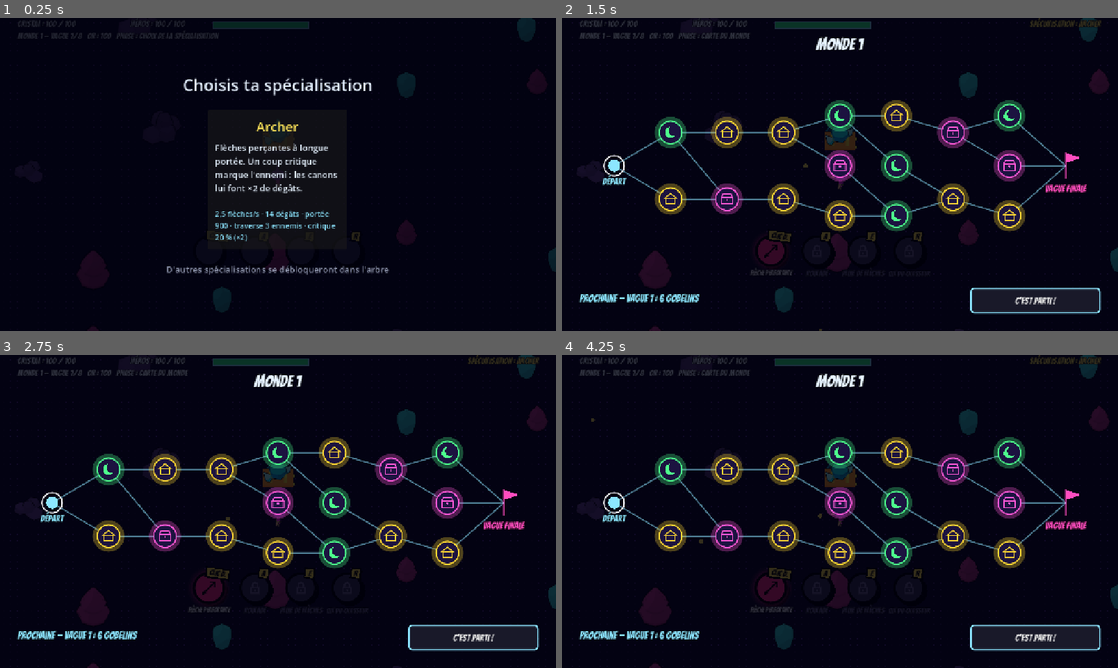
Above: before the commit, frames 1-4 (two rows, left to right).
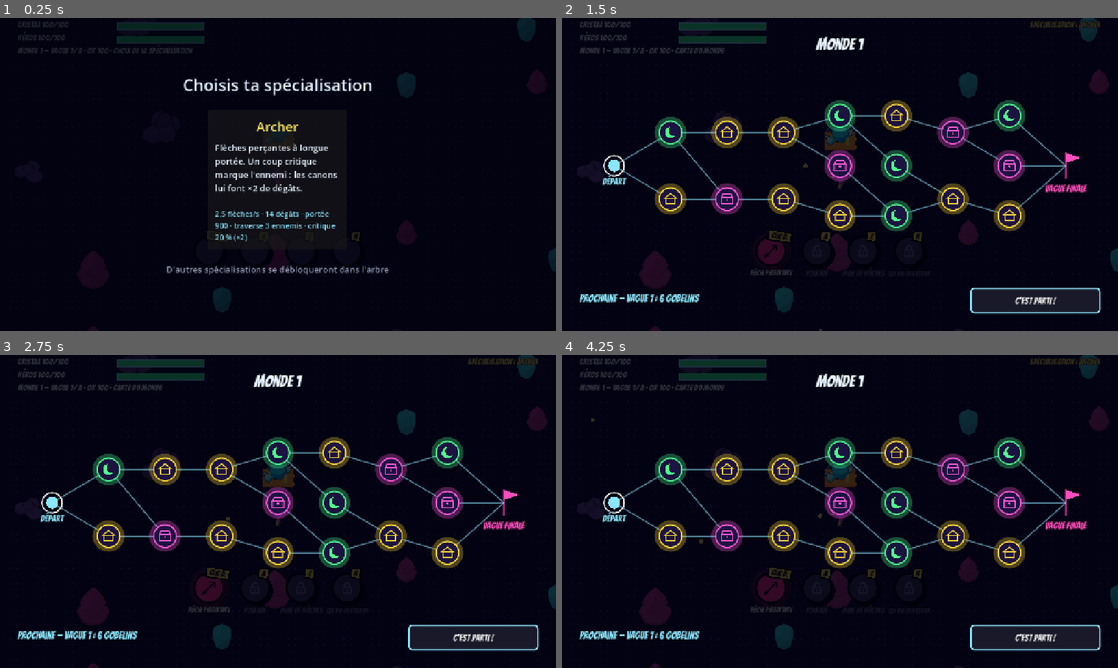
Above: after the commit, the same moments.

Repository: keutarcrash-sudo/first-game
Game: Godot game, scene res://src/game/main.tscn
The game is run twice, just before and just after one commit, with the same random seed, the same clock (stepped at 60 frames per second) and the same inputs.
Inputs (mouse positions are in pixels of both pictures, inside the frame that each line leads up to):
- Up to frame 1 (0.25 s): no input
- Up to frame 2 (1.5 s): click (840, 180) at 0.5 s; click (673, 133) at 1.27 s
- Up to frame 3 (2.75 s): click (111, 536) at 2.02 s
- Up to frame 4 (4.25 s): click (728, 470) at 2.77 s; click (728, 536) at 3.52 s

The runs differ from the first frame. In frame 1, 1.5% of the frame differs, in the area x 3-56%, y 1-12%; in frame 2, 1.7%, in the area x 3-97%, y 0-12%; in frame 3, 1.7%; in frame 4, 1.7%.

Commit message:
fix: plein écran, sol sans bord noir et HUD qui ne déborde plus
- project.godot: full screen (non-exclusive) at launch, stretch aspect expand,
  F11 action toggle_fullscreen; FullscreenToggle node (web: full screen on the
  first click or key press).
- NeonFloor: floor drawn 6000 px past the arena, darker outside, soft cyan glow
  on the edge.
- CrystalHud: top band (crystal and hero lines with bars, wave line), left
  column (cards, wrapped items), right column (stats panel in one fixed-width
  block with a dark backing); GameCamera BUILD fits the field between the
  bands and columns and refits on resize.
- TowerPlacer: no ring or ghost when the cursor is off the arena (the red arc).

Story: plein écran et affichage

Co-Authored-By: Claude Opus 5.5 <noreply@anthropic.com>
Claude-Session: https://claude.ai/code/session_01UVM1eXdfi8dYgM4xtfgzQe

Diff:
--- a/project.godot
+++ b/project.godot
@@ -18,7 +18,9 @@
 
 window/size/viewport_width=1280
 window/size/viewport_height=720
+window/size/mode=3
 window/stretch/mode="canvas_items"
+window/stretch/aspect="expand"
 
 [input]
 
@@ -72,6 +74,12 @@
 ]
 }
 
+toggle_fullscreen={
+"deadzone": 0.5,
+"events": [Object(InputEventKey,"resource_local_to_scene":false,"resource_name":"","device":-1,"window_id":0,"alt_pressed":false,"shift_pressed":false,"ctrl_pressed":false,"meta_pressed":false,"pressed":false,"keycode":4194342,"physical_keycode":0,"key_label":0,"unicode":0,"location":0,"echo":false,"script":null)
+]
+}
+
 [layer_names]
 
 2d_physics/layer_1="hero"
--- /dev/null
+++ b/src/game/fullscreen_toggle.gd
@@ -0,0 +1,47 @@
+## Full screen handling (not an autoload; one instance, child of the main scene).
+## F11 ([code]toggle_fullscreen[/code]) switches between full screen and a window.
+## The game starts in full screen from project.godot ([code]window/size/mode[/code]);
+## a browser refuses that until the player acts, so on the web the first click or
+## key press asks for full screen again (on desktop the window already is, so it
+## does nothing). Keeps working while the tree is paused (defeat screen).
+## Note: DisplayServer.window_get_mode / window_set_mode and WINDOW_MODE_* are
+## long-standing Godot 4 API, not covered by docs/engine-reference/godot/.
+class_name FullscreenToggle
+extends Node
+
+var _gesture_handled := false
+
+
+func _ready() -> void:
+	process_mode = Node.PROCESS_MODE_ALWAYS
+
+
+## [code]true[/code] when the window covers the screen (either full screen mode).
+static func is_fullscreen() -> bool:
+	var mode: DisplayServer.WindowMode = DisplayServer.window_get_mode()
+	return mode == DisplayServer.WINDOW_MODE_FULLSCREEN or mode == DisplayServer.WINDOW_MODE_EXCLUSIVE_FULLSCREEN
+
+
+## Switches to the non-exclusive full screen (alt-tab keeps working) or back to a window.
+static func toggle() -> void:
+	if is_fullscreen():
+		DisplayServer.window_set_mode(DisplayServer.WINDOW_MODE_WINDOWED)
+	else:
+		DisplayServer.window_set_mode(DisplayServer.WINDOW_MODE_FULLSCREEN)
+
+
+# _input, not _unhandled_input: the first gesture must be seen even when a HUD
+# button consumes the click. Nothing is marked handled, the game still gets it.
+func _input(event: InputEvent) -> void:
+	if event.is_action_pressed(&"toggle_fullscreen") and not event.is_echo():
+		_gesture_handled = true  # The player chose the mode: no automatic request after this.
+		toggle()
+		return
+	if _gesture_handled or not OS.has_feature("web"):
+		return
+	var click := event as InputEventMouseButton
+	var key := event as InputEventKey
+	if (click != null and click.pressed) or (key != null and key.pressed):
+		_gesture_handled = true
+		if not is_fullscreen():
+			DisplayServer.window_set_mode(DisplayServer.WINDOW_MODE_FULLSCREEN)
--- a/src/game/game_camera.gd
+++ b/src/game/game_camera.gd
@@ -3,7 +3,9 @@
 ## leave it unchanged. COMBAT limits match the field (bottom lowered by the band);
 ## BUILD lifts them so the field stays centred.
 ## The bottom HUD band (ability bar and tower buttons, height given in [method setup])
-## hides the bottom of the screen: BUILD fits the field above it, COMBAT lets the
+## hides the bottom of the screen, the top band (hit points, wave line) the top and
+## the side columns (cards, items, stats) the sides: BUILD fits the field in the area
+## they leave and refits it when the window is resized (F11). COMBAT lets the
 ## field's bottom edge rise above it and shifts the view down when the crystal
 ## would fall under it (the hero always stays on screen; [CrystalPointer] is the fallback).
 ## Note: Camera2D is not covered by docs/engine-reference/godot/; the properties
@@ -26,19 +28,26 @@
 var _field_rect: Rect2
 var _state: GameState
 var _bottom_band: float = 0.0
+var _top_band: float = 0.0
+var _side_column: float = 0.0
 var _shift: float = 0.0  # Extra downward shift (world px) for the crystal, smoothed.
 
 
 ## Sets limits from [param field_rect], makes this camera current and listens to the phase.
 ## [param bottom_band] is the height in screen pixels of the HUD band at the
-## bottom of the screen ([method AbilityBar.bottom_band_height]).
-func setup(hero: Node2D, crystal: Node2D, field_rect: Rect2, state: GameState, bottom_band: float) -> void:
+## bottom of the screen ([method AbilityBar.bottom_band_height]), [param top_band] the
+## one at the top ([method CrystalHud.top_band_height]) and [param side_column] the width
+## kept free on each side in BUILD ([method CrystalHud.side_column_width]).
+func setup(hero: Node2D, crystal: Node2D, field_rect: Rect2, state: GameState, bottom_band: float, top_band: float, side_column: float) -> void:
 	_hero = hero
 	_crystal = crystal
 	_field_rect = field_rect
 	_state = state
 	_bottom_band = maxf(bottom_band, 0.0)
+	_top_band = maxf(top_band, 0.0)
+	_side_column = maxf(side_column, 0.0)
 	state.phase_changed.connect(_on_phase_changed.unbind(1))
+	get_viewport().size_changed.connect(_on_view_resized)
 	make_current()
 	_apply_phase()
 
@@ -58,6 +67,12 @@
 	_apply_phase()
 
 
+# Window resized (F11, browser): the BUILD fit depends on the view size.
+func _on_view_resized() -> void:
+	if _state != null and _state.phase == GameState.Phase.BUILD:
+		_apply_phase()
+
+
 func _apply_phase() -> void:
 	if _state.phase == GameState.Phase.COMBAT:
 		zoom = Vector2.ONE
@@ -67,12 +82,14 @@
 		_follow_hero(1.0)  # Snap: no sweep when the combat starts.
 	elif _state.phase == GameState.Phase.BUILD:
 		var view: Vector2 = get_viewport_rect().size
-		var usable_height: float = maxf(view.y - _bottom_band, 1.0)
-		var fit: float = minf(view.x / _field_rect.size.x, usable_height / _field_rect.size.y)
+		var usable_width: float = maxf(view.x - 2.0 * _side_column, 1.0)
+		var usable_height: float = maxf(view.y - _top_band - _bottom_band, 1.0)
+		var fit: float = minf(usable_width / _field_rect.size.x, usable_height / _field_rect.size.y)
 		zoom = Vector2(fit, fit)
 		_set_limits(-NO_LIMIT, -NO_LIMIT, NO_LIMIT, NO_LIMIT)
-		# The field's centre sits in the middle of the area above the band.
-		global_position = _field_rect.get_center() + Vector2(0.0, _bottom_band * 0.5 / fit)
+		# The field's centre sits in the middle of the area between the two bands
+		# (that middle is (bottom - top) / 2 screen px above the screen's centre).
+		global_position = _field_rect.get_center() + Vector2(0.0, (_bottom_band - _top_band) * 0.5 / fit)
 
 
 func _set_limits(left: int, top: int, right: int, bottom: int) -> void:
--- a/src/game/main.gd
+++ b/src/game/main.gd
@@ -92,6 +92,7 @@
 
 
 func _ready() -> void:
+	add_child(FullscreenToggle.new())  # F11, and full screen on the first gesture on the web.
 	var stats: HeroStats = HeroStats.load_from_file(STATS_PATH)
 	var defence: DefenceStats = DefenceStats.load_from_file(DEFENCE_PATH)
 	var curve: WaveCurve = WaveCurve.load_from_file(WAVES_PATH)
@@ -200,7 +201,7 @@
 		_decor.setup(decor_stats, _field_rect, _crystal.global_position, _rng)
 	_camera = GameCamera.new()
 	add_child(_camera)
-	_camera.setup(_hero, _crystal, _field_rect, _state, AbilityBar.bottom_band_height(bar_style))
+	_camera.setup(_hero, _crystal, _field_rect, _state, AbilityBar.bottom_band_height(bar_style), CrystalHud.top_band_height(), CrystalHud.side_column_width())
 	_impact = ImpactFeedback.new()
 	add_child(_impact)
 	_impact.setup(impact_stats, _camera, _state)
--- a/src/towers/tower_placer.gd
+++ b/src/towers/tower_placer.gd
@@ -1,7 +1,9 @@
 ## Tower placement (story 004, design/game-brief.md MVP feature 4): during the
 ## BUILD phase a left click in the arena places the selected tower at the
 ## cursor when the spot is valid and the gold suffices. Also draws a small
-## preview of the tower (and its range) under the cursor. Placed towers are
+## preview of the tower (and its range) under the cursor, only while the cursor is
+## over the arena (BUILD fits the arena clear of the HUD, so the cursor over the HUD
+## or past the arena shows no stray red ring). Placed towers are
 ## children of the towers node; towers last one wave ([method clear_towers]).
 class_name TowerPlacer
 extends Node2D
@@ -78,11 +80,15 @@
 func _process(_delta: float) -> void:
 	queue_redraw()
 	if _preview != null:
-		_preview.position = get_local_mouse_position()
+		var mouse: Vector2 = get_local_mouse_position()
+		_preview.position = mouse
+		_preview.visible = _has_sheet() and _field_rect.has_point(mouse)
 
 
 func _draw() -> void:
 	var mouse: Vector2 = get_local_mouse_position()
+	if not _field_rect.has_point(mouse):
+		return  # Over the HUD or past the arena: no ring.
 	var radius: float = _stats.radius_of(_kind)
 	var color: Color = VALID_COLOR if _is_spot_valid(mouse, radius) else INVALID_COLOR
 	if _preview != null:
@@ -114,6 +120,10 @@
 	if kind == TowerStats.Kind.FROST:
 		factor *= _modifiers.frost_range_factor()
 	return _stats.range_of(kind) * factor
+
+
+func _has_sheet() -> bool:
+	return (_cannon_sheet if _kind == TowerStats.Kind.CANNON else _frost_sheet) != null
 
 
 func _apply_preview_sheet() -> void:
--- a/src/ui/crystal_hud.gd
+++ b/src/ui/crystal_hud.gd
@@ -19,28 +19,39 @@
 const MESSAGE_BOTTOM_MARGIN := 186.0  # Above the ability bar.
 const MESSAGE_COLOR := Color(1.0, 0.45, 0.4)
 const MESSAGE_SECONDS := 1.0
-const HP_FONT_SIZE := 20
 const INFO_FONT_SIZE := 20
-const INFO_POSITION := Vector2(40.0, 30.0)
-const CARDS_POSITION := Vector2(40.0, 58.0)
-const CARDS_WIDTH := 840.0  # Stops before the stats panel (starts at x = 920 on 1280 px).
-const CARDS_MAX_LINES := 2
-const ITEMS_POSITION := Vector2(40.0, 116.0)  # Under the two lines of cards.
+## Layout (1280 x 720 reference, everything anchored top-left or top-right so it
+## holds at any ratio with the [code]expand[/code] stretch):
+## top band (height [constant TOP_BAND_HEIGHT]): crystal line, hero line, wave line on
+## the left, specialization line on the right. Under it, the left column (width
+## [constant LEFT_COLUMN_WIDTH]) holds the cards then the items, the right column the
+## stats panel ([constant StatsPanel.WIDTH]). BUILD fits the field between the
+## bands and the columns ([method top_band_height], [method side_column_width]).
+const LEFT_MARGIN := 40.0
+const TOP_BAND_HEIGHT := 100.0  # Three 30 px lines from y = 4, plus a small gap.
+const LEFT_COLUMN_WIDTH := 290.0
+const COLUMN_GAP := 16.0  # Kept between a side column and the field in BUILD.
+const HP_POSITION := Vector2(LEFT_MARGIN, 4.0)
+const HERO_BAR_POSITION := Vector2(LEFT_MARGIN, 34.0)  # Under the crystal line.
+const INFO_POSITION := Vector2(LEFT_MARGIN, 64.0)  # Under the hero line, last line of the band.
+const CARDS_TOP := TOP_BAND_HEIGHT + 4.0
+const CARDS_POSITION := Vector2(LEFT_MARGIN, CARDS_TOP)
+const CARDS_MAX_LINES := 3
+const CARDS_LINE_HEIGHT := 28.0
+const ITEMS_POSITION := Vector2(LEFT_MARGIN, CARDS_TOP + CARDS_MAX_LINES * CARDS_LINE_HEIGHT + 6.0)  # Under the cards.
 const PROMPT_FONT_SIZE := 32
 const PROMPT_BOTTOM_MARGIN := 24.0
 const PROMPT_COLOR := Color(0.55, 0.9, 1.0)
-const HP_POSITION := Vector2(40.0, 2.0)
-const HERO_BAR_POSITION := Vector2(300.0, 2.0)  # Right of the crystal line, before the stats panel (x = 920).
 const TEXT_COLOR := Color(0.9, 0.95, 1.0)
 const SPEC_COLOR := Color(1.0, 0.9, 0.35)
 const SPEC_RIGHT_MARGIN := 40.0
-const SPEC_TOP := 2.0
+const SPEC_TOP := 4.0
 const BANNER_FONT_SIZE := 96
 const BANNER_COLOR := Color(1.0, 0.3, 0.75)  # Neon pink, a shout over the field.
 const BANNER_SECONDS := 1.5  # Whole life of a banner, fades included.
 const BANNER_FADE_SECONDS := 0.2
 
-var _hp_label: Label
+var _hp_bar: HeroHealthBar
 var _info_label: Label
 var _prompt_label: Label
 var _state: GameState
@@ -64,12 +75,10 @@
 
 func _ready() -> void:
 	_build_tower_ui()
-	_hp_label = Label.new()
-	_hp_label.position = HP_POSITION
-	_hp_label.add_theme_font_size_override(&"font_size", HP_FONT_SIZE)
-	_hp_label.add_theme_color_override(&"font_color", TEXT_COLOR)
-	NeonFonts.style_label(_hp_label, NeonFonts.title())
-	add_child(_hp_label)
+	_hp_bar = HeroHealthBar.new()
+	_hp_bar.title = "Cristal"
+	_hp_bar.position = HP_POSITION
+	add_child(_hp_bar)
 	_info_label = Label.new()
 	_info_label.position = INFO_POSITION
 	_info_label.add_theme_font_size_override(&"font_size", INFO_FONT_SIZE)
@@ -78,8 +87,8 @@
 	add_child(_info_label)
 	_cards_label = Label.new()
 	_cards_label.position = CARDS_POSITION
-	_cards_label.custom_minimum_size = Vector2(CARDS_WIDTH, 0.0)
-	_cards_label.size = Vector2(CARDS_WIDTH, 0.0)
+	_cards_label.custom_minimum_size = Vector2(LEFT_COLUMN_WIDTH, 0.0)
+	_cards_label.size = Vector2(LEFT_COLUMN_WIDTH, 0.0)
 	_cards_label.autowrap_mode = TextServer.AUTOWRAP_WORD_SMART
 	_cards_label.max_lines_visible = CARDS_MAX_LINES
 	_cards_label.text_overrun_behavior = TextServer.OVERRUN_TRIM_ELLIPSIS
@@ -89,9 +98,13 @@
 	NeonFonts.style_label(_cards_label, NeonFonts.title())
 	add_child(_cards_label)
 	_spec_label = Label.new()
-	_spec_label.set_anchors_preset(Control.PRESET_TOP_WIDE)
+	# Right half of the top band only, so a long name never runs into the hit-point lines.
+	_spec_label.anchor_left = 0.5
+	_spec_label.anchor_right = 1.0
 	_spec_label.offset_top = SPEC_TOP
 	_spec_label.offset_right = -SPEC_RIGHT_MARGIN
+	_spec_label.clip_text = true
+	_spec_label.text_overrun_behavior = TextServer.OVERRUN_TRIM_ELLIPSIS
 	_spec_label.horizontal_alignment = HORIZONTAL_ALIGNMENT_RIGHT
 	_spec_label.mouse_filter = Control.MOUSE_FILTER_IGNORE
 	_spec_label.add_theme_font_size_override(&"font_size", INFO_FONT_SIZE)
@@ -184,6 +197,21 @@
 	_frost_button.text = "Glace — %d or" % _tower_modifiers.tower_cost(_tower_stats.frost_cost)
 
 
+## Height in screen pixels of the top HUD band (crystal and hero lines, wave line,
+## specialization line): BUILD keeps the field below it ([GameCamera]). Twin of
+## [method AbilityBar.bottom_band_height].
+static func top_band_height() -> float:
+	return TOP_BAND_HEIGHT
+
+
+## Width in screen pixels kept free on each side of the field in BUILD: the wider of
+## the left column (cards, items) and the right one (stats panel), margins included.
+static func side_column_width() -> float:
+	var left: float = LEFT_MARGIN + LEFT_COLUMN_WIDTH
+	var right: float = StatsPanel.RIGHT_MARGIN + StatsPanel.WIDTH
+	return maxf(left, right) + COLUMN_GAP
+
+
 ## Shows the four ability discs of [param caster], drawn with [param style], above the tower buttons.
 func bind_abilities(caster: AbilityCaster, style: AbilityBarStyle) -> void:
 	var bar := AbilityBar.new()
@@ -232,7 +260,7 @@
 	pointer.setup(crystal)
 
 
-## Shows the hero's hit-point bar next to the crystal's. Call after the hero's setup.
+## Shows the hero's hit-point line under the crystal's. Call after the hero's setup.
 func bind_hero(health: HeroHealth) -> void:
 	var bar := HeroHealthBar.new()
 	bar.position = HERO_BAR_POSITION
@@ -241,7 +269,7 @@
 
 
 func _on_health_changed(current_hp: float, max_hp: float) -> void:
-	_hp_label.text = "Cristal : %d / %d" % [ceili(current_hp), ceili(max_hp)]
+	_hp_bar.show_values(current_hp, max_hp)
 
 
 ## Replaces the build prompt with the preview of the coming wave (call on each entry into BUILD):
@@ -300,10 +328,11 @@
 	_refresh_info()
 
 
-## Shows the row of passive items owned ([ItemBar]) under the cards line. Call once.
+## Shows the passive items owned ([ItemBar]) under the cards, wrapped to the left column. Call once.
 func bind_items(modifiers: PlayerModifiers, health: HeroHealth) -> void:
 	var bar := ItemBar.new()
 	bar.position = ITEMS_POSITION
+	bar.wrap_width = LEFT_COLUMN_WIDTH
 	add_child(bar)
 	bar.setup(modifiers, health)
 
@@ -336,7 +365,7 @@
 	_build_box.visible = building
 	if _stats_panel != null:
 		_stats_panel.visible = _stats_visible()
-	_info_label.text = "%s   Or : %d   Phase : %s" % [_wave_text(), _state.gold, phase_name]
+	_info_label.text = "%s · Or %d · %s" % [_wave_text(), _state.gold, phase_name]
 	var prompt: String = "Construction — Espace : lancer la vague %d" % (_state.waves_completed + 1)
 	if _wave_preview != "":
 		prompt = _wave_preview
--- a/src/ui/hero_health_bar.gd
+++ b/src/ui/hero_health_bar.gd
@@ -1,12 +1,13 @@
-## Hero hit-point bar (étape 4, spec §5): a neon bar with a "Héros : x / y" label,
-## drawn next to the crystal's hit points in the HUD. Display only: it listens to
-## [signal HeroHealth.changed] and never changes game state.
+## Hit-point line of the HUD (étape 4, spec §5): a "Héros x/y" label followed by a
+## neon bar. The top-left block of [CrystalHud] stacks two of them: the crystal's
+## ([member title] "Cristal", fed by [method show_values]) and the hero's
+## ([method bind]). Display only: it never changes game state.
 class_name HeroHealthBar
 extends Control
 
-const BAR_SIZE := Vector2(220.0, 16.0)
+const BAR_SIZE := Vector2(200.0, 16.0)
 const FONT_SIZE := 20
-const LABEL_WIDTH := 190.0
+const LABEL_WIDTH := 230.0  # Room for "Cristal 999/999" in the Bungee title font.
 const BAR_TOP := 7.0  # Vertically centres the bar on a 20 px label line (~30 px tall).
 const BACK_COLOR := Color(0.05, 0.08, 0.15, 0.8)
 const FILL_COLOR := Color(0.2, 1.0, 0.55)
@@ -14,6 +15,9 @@
 const LOW_FRACTION := 0.3
 const BORDER_COLOR := Color(0.55, 0.9, 1.0)
 const TEXT_COLOR := Color(0.9, 0.95, 1.0)
+
+## Name written before the values. Set it before adding the bar to the tree.
+var title: String = "Héros"
 
 var _label: Label
 var _fraction := 1.0
@@ -36,9 +40,14 @@
 	health.changed.connect(_on_changed)
 
 
+## Shows [param current] out of [param max_hp] (label and bar). Call after the bar is in the tree.
+func show_values(current: float, max_hp: float) -> void:
+	_on_changed(current, max_hp)
+
+
 func _on_changed(current: float, max_hp: float) -> void:
 	_fraction = clampf(current / max_hp, 0.0, 1.0) if max_hp > 0.0 else 0.0
-	_label.text = "Héros : %d / %d" % [ceili(current), ceili(max_hp)]
+	_label.text = "%s %d/%d" % [title, ceili(current), ceili(max_hp)]
 	queue_redraw()
 
 
--- a/src/ui/item_bar.gd
+++ b/src/ui/item_bar.gd
@@ -1,5 +1,5 @@
-## Row of the passive items owned (étape 5a, spec §8): one neon [ItemIcon] per
-## item, in the order taken; hovering an icon shows its name and effect. The
+## Rows of the passive items owned (étape 5a, spec §8): one neon [ItemIcon] per
+## item, in the order taken, wrapped at [member wrap_width]; hovering an icon shows its name and effect. The
 ## Seconde chance icon goes grey once the rescue has been used. Display only:
 ## reads [PlayerModifiers] and [HeroHealth], never changes them.
 class_name ItemBar
@@ -10,8 +10,11 @@
 const ICON_DIAMETER := 40.0
 const ICON_SPACING := 8
 
+## Width (screen px) past which the icons wrap onto a new row. Set it before [method setup].
+var wrap_width: float = 1000.0
+
 var _modifiers: PlayerModifiers
-var _row: HBoxContainer
+var _row: HFlowContainer
 var _rescue_used := false
 
 
@@ -21,8 +24,10 @@
 	_modifiers = modifiers
 	mouse_filter = Control.MOUSE_FILTER_IGNORE
 	if _row == null:
-		_row = HBoxContainer.new()
-		_row.add_theme_constant_override(&"separation", ICON_SPACING)
+		_row = HFlowContainer.new()
+		_row.add_theme_constant_override(&"h_separation", ICON_SPACING)
+		_row.add_theme_constant_override(&"v_separation", ICON_SPACING)
+		_row.custom_minimum_size = Vector2(maxf(wrap_width, ICON_DIAMETER), 0.0)
 		_row.mouse_filter = Control.MOUSE_FILTER_IGNORE
 		add_child(_row)
 	modifiers.items_changed.connect(_rebuild)
--- a/src/ui/stats_panel.gd
+++ b/src/ui/stats_panel.gd
@@ -4,12 +4,21 @@
 ## the base). Every value is read from the same getters the game uses, so
 ## cards are included. A value that just went up is shown in green with "▲" for
 ## [constant RAISED_SECONDS] (for a cost or a damage taken, "went up" means "got
-## better": the compared value is the saving). Display only: it never changes game state.
+## better": the compared value is the saving). One block: a fixed-width column anchored
+## to the right edge (names and values side by side, a long name is cut with "…"
+## rather than widening it) on a dark translucent backing that reads over the floor.
+## Display only: it never changes game state.
 class_name StatsPanel
 extends Control
 
-const WIDTH := 320.0
-const TOP := 36.0  # Under the specialization line of the HUD (top 2 px, 20 px font).
+## Width of the whole block, backing included (screen px).
+const WIDTH := 280.0
+const TOP := 36.0  # Under the specialization line of the HUD (top 4 px, 20 px font).
+const PADDING := 8.0
+const BACK_COLOR := Color(0.03, 0.02, 0.08, 0.72)
+const BACK_BORDER_COLOR := Color(0.55, 0.9, 1.0, 0.35)
+const BACK_CORNER_RADIUS := 6
+const NAME_VALUE_GAP := 10
 const RIGHT_MARGIN := 40.0
 const ROW_FONT_SIZE := 17
 const ROW_SEPARATION := 0
@@ -36,11 +45,23 @@
 	offset_left = -(WIDTH + RIGHT_MARGIN)
 	offset_right = -RIGHT_MARGIN
 	offset_top = TOP
+	offset_bottom = TOP
+	# The backing hugs the rows: full width of this column, as tall as its content.
+	var back := PanelContainer.new()
+	back.mouse_filter = Control.MOUSE_FILTER_IGNORE
+	back.set_anchors_preset(Control.PRESET_TOP_WIDE)
+	var style := StyleBoxFlat.new()
+	style.bg_color = BACK_COLOR
+	style.border_color = BACK_BORDER_COLOR
+	style.set_border_width_all(1)
+	style.set_corner_radius_all(BACK_CORNER_RADIUS)
+	style.set_content_margin_all(PADDING)
+	back.add_theme_stylebox_override(&"panel", style)
+	add_child(back)
 	_box = VBoxContainer.new()
 	_box.mouse_filter = Control.MOUSE_FILTER_IGNORE
 	_box.add_theme_constant_override(&"separation", ROW_SEPARATION)
-	_box.set_anchors_preset(Control.PRESET_FULL_RECT)
-	add_child(_box)
+	back.add_child(_box)
 	set_process(false)
 
 
@@ -170,8 +191,12 @@
 		var raised: bool = _raised_left.has(row["id"])
 		var line := HBoxContainer.new()
 		line.mouse_filter = Control.MOUSE_FILTER_IGNORE
+		line.add_theme_constant_override(&"separation", NAME_VALUE_GAP)
 		var name_label := _make_label(String(row["label"]), NeonFonts.title(), NAME_COLOR)
 		name_label.size_flags_horizontal = Control.SIZE_EXPAND_FILL
+		# Cut, never widen: the column keeps its width whatever the name.
+		name_label.clip_text = true
+		name_label.text_overrun_behavior = TextServer.OVERRUN_TRIM_ELLIPSIS
 		line.add_child(name_label)
 		var value_text: String = String(row["text"])
 		if raised:
--- a/src/visuals/neon_floor.gd
+++ b/src/visuals/neon_floor.gd
@@ -1,6 +1,9 @@
 ## Neon floor of the arena: dark violet ground with a repeating grid of dots,
-## a black border and a thin cyan line just inside it. Drawn under every other
-## node; display only.
+## a black border, a thin cyan line just inside it and a soft cyan glow just
+## outside. The floor goes on, a little darker, [constant OUTSIDE_MARGIN] px past
+## every side of the arena, so no camera view (COMBAT, BUILD zoomed out, wide
+## screens with the [code]expand[/code] stretch) ever shows black. Drawn under
+## every other node; display only. Gameplay bounds are unchanged (the arena).
 class_name NeonFloor
 extends Node2D
 
@@ -14,6 +17,14 @@
 const BORDER_WIDTH := 4.0
 const EDGE_COLOR := Color("#19e3ff")
 const EDGE_WIDTH := 2.0
+const EDGE_GLOW_COLOR := Color(25.0 / 255.0, 227.0 / 255.0, 1.0, 0.35)
+const EDGE_GLOW_WIDTH := 6.0
+## How far (world px) the floor goes past each side of the arena. A multiple of
+## [constant DOT_SPACING] so the outside dots line up with the arena's.
+const OUTSIDE_MARGIN := 6000.0
+const OUTSIDE_COLOR := Color("#0b0719")
+## Tint of the dots outside the arena (darker than inside).
+const OUTSIDE_DOT_TINT := Color(1.0, 1.0, 1.0, 0.45)
 
 var _field_rect: Rect2
 var _dots: ImageTexture
@@ -33,7 +44,11 @@
 func _draw() -> void:
 	if _dots == null:
 		return
+	var outside: Rect2 = _field_rect.grow(OUTSIDE_MARGIN)
+	draw_rect(outside, OUTSIDE_COLOR)
+	draw_texture_rect(_dots, outside, true, OUTSIDE_DOT_TINT)
 	draw_rect(_field_rect, FLOOR_COLOR)
 	draw_texture_rect(_dots, _field_rect, true)
+	draw_rect(_field_rect.grow(BORDER_WIDTH * 0.5 + EDGE_GLOW_WIDTH * 0.5), EDGE_GLOW_COLOR, false, EDGE_GLOW_WIDTH)
 	draw_rect(_field_rect, BORDER_COLOR, false, BORDER_WIDTH)
 	draw_rect(_field_rect.grow(-BORDER_WIDTH * 0.5 - EDGE_WIDTH * 0.5), EDGE_COLOR, false, EDGE_WIDTH)
